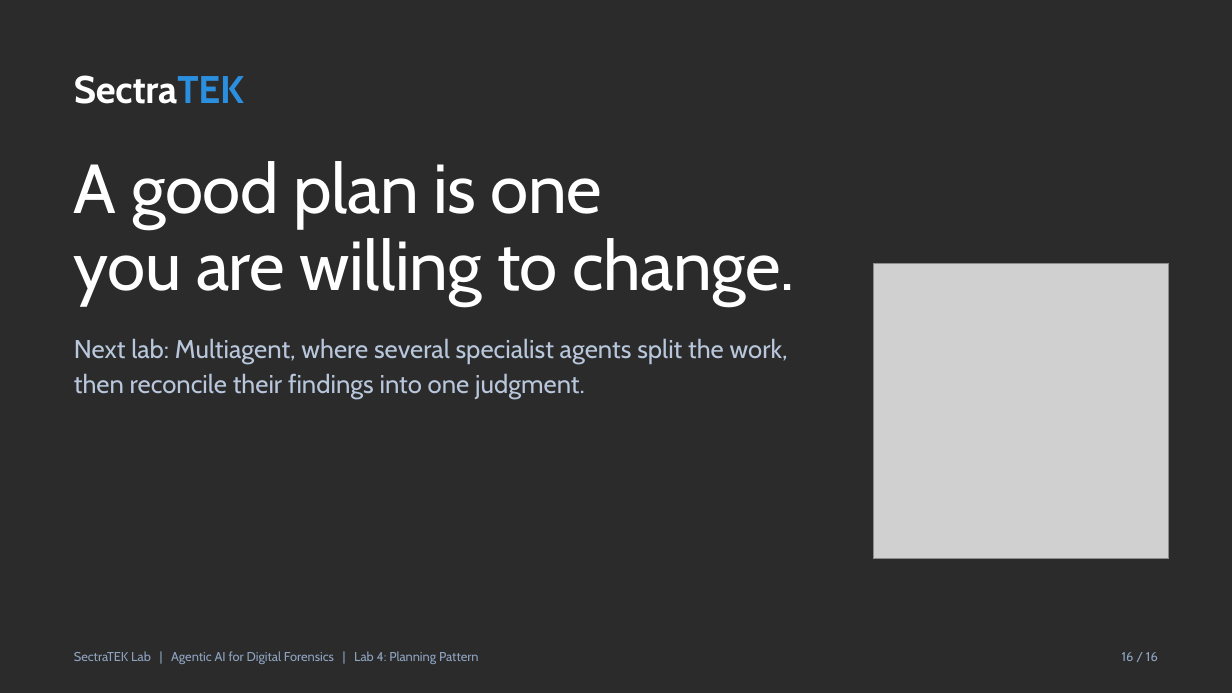
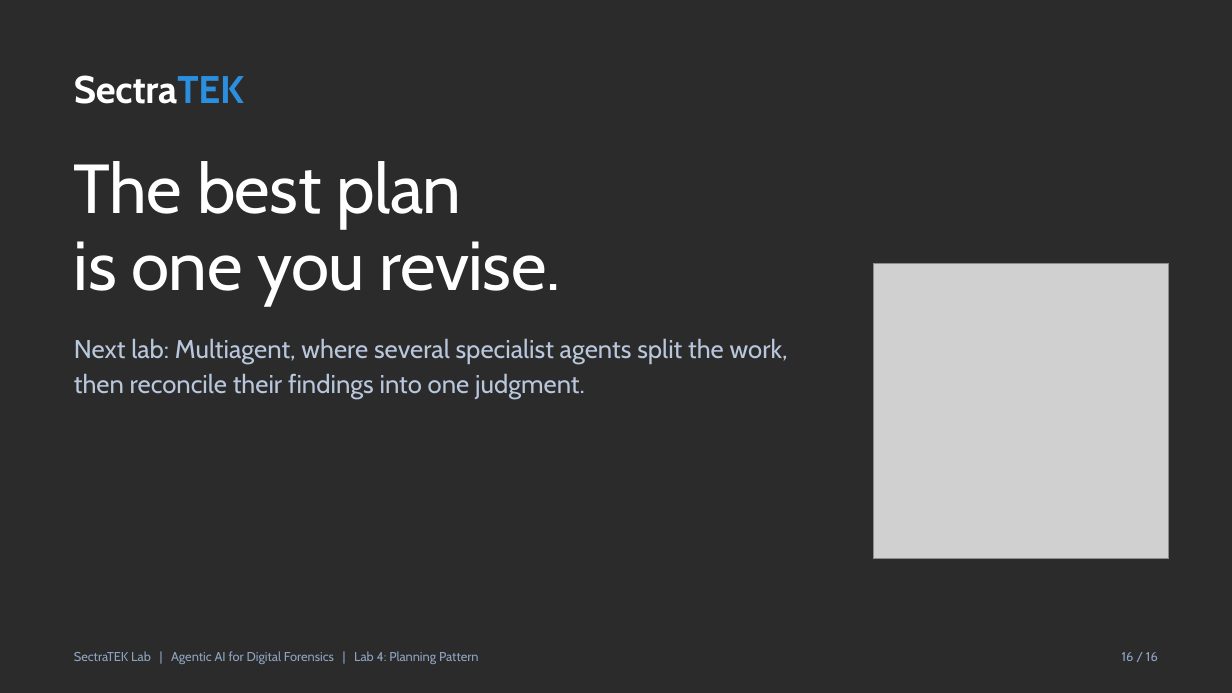
Before and after one commit to danjethh/sectratek-AI-Lab, a slide deck: slide 16 of lab4_planning_pattern/slides/SectraTEK_Lab4_Planning.pptx. Drawn at 1232x693 pixels with LibreOffice and Linux fonts; fonts in the diff are those of the drawing; grey boxes stand for pictures; background and template pictures are left out; a plain dark background stands for a picture behind light text. Boxes give left, top, right and bottom in pixels: in the first picture for what was removed or moved away, otherwise in the second. Text is boxed around its words. In the diff, an @@ line names an element or a change of style, - is before the commit and + after.

```diff
--- a/lab4_planning_pattern/slides/SectraTEK_Lab4_Planning.pptx
+++ b/lab4_planning_pattern/slides/SectraTEK_Lab4_Planning.pptx
@@ title at (74, 161, 561, 305): text changed @@
-A good plan is one
-you are willing to change.
+The best plan
+is one you revise.
```
